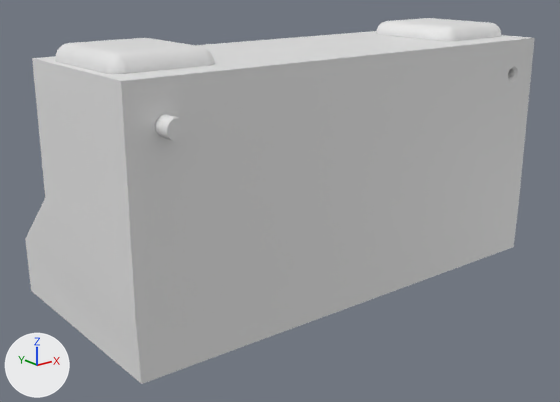
An edit to the Blender file 3D/Chess_clock.blend, drawn before and after from the same camera.
Before and after are seen from a 50 mm camera at (-0.1559, -0.1891, 0.0641) aimed at (-0.0065, -0.0024, -0.0106). The lights are fixed; the arrows at lower left show +X, +Y and +Z.

Names of what the first picture shows: 'Back_box', 'Front_box', 'Player_button_right', 'screw'.
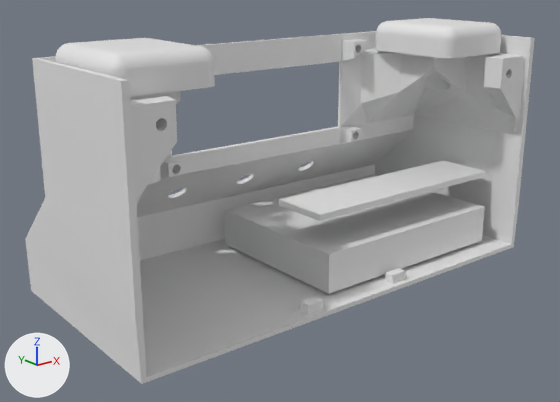
Commit message: Add front holes for buttons

What changed in the scene script:
```text
Change me_cylinder_004:
    used by ob_front_box; location = (0.0, 0.0, 0.0); rotation_euler = (1.571, 0.0, 0.0), in degrees (90, 0, 0)
    remove me_cylinder_004.from_pydata(...)  # 665 vertices, 504 faces; spans x -0.077..0.0, y -0.0364..0.0385, z -0.0364..0.035
    add me_cylinder_004.from_pydata(...)  # 1700 vertices, 1204 faces; spans x -0.077..0.077, y -0.0364..0.0385, z -0.0364..0.035
    me_cylinder_004 part 1: 907 vertices added at x -0.0033..0.077, y -0.0364..0.0385, z -0.0364..0.035
    me_cylinder_004 part 2: 128 vertices added at x -0.0314..-0.0248, y -0.0126..-0.0072, z -0.0285..-0.0228
Change ob_screw:
    add ob_screw.hide_set(True)
Change ob_back_box:
    add ob_back_box.hide_set(True)
Change ob_front_box:
    remove _m = ob_front_box.modifiers.new('Mirror', 'MIRROR')
```

Where the change shows, as pixel boxes [x1, y1, x2, y2] in the pictures (560 x 402 px):
'Back_box', hidden: before [40, 32, 531, 377]
'screw', hidden: before [155, 114, 187, 141]
part 1 of me_cylinder_004, added: after [197, 31, 535, 302]
part 2 of me_cylinder_004, added: after [145, 169, 211, 216]
'Arduino', unchanged, uncovered by the edit: after [225, 175, 485, 294]
'Cube', unchanged, uncovered by the edit: after [279, 161, 486, 221]
